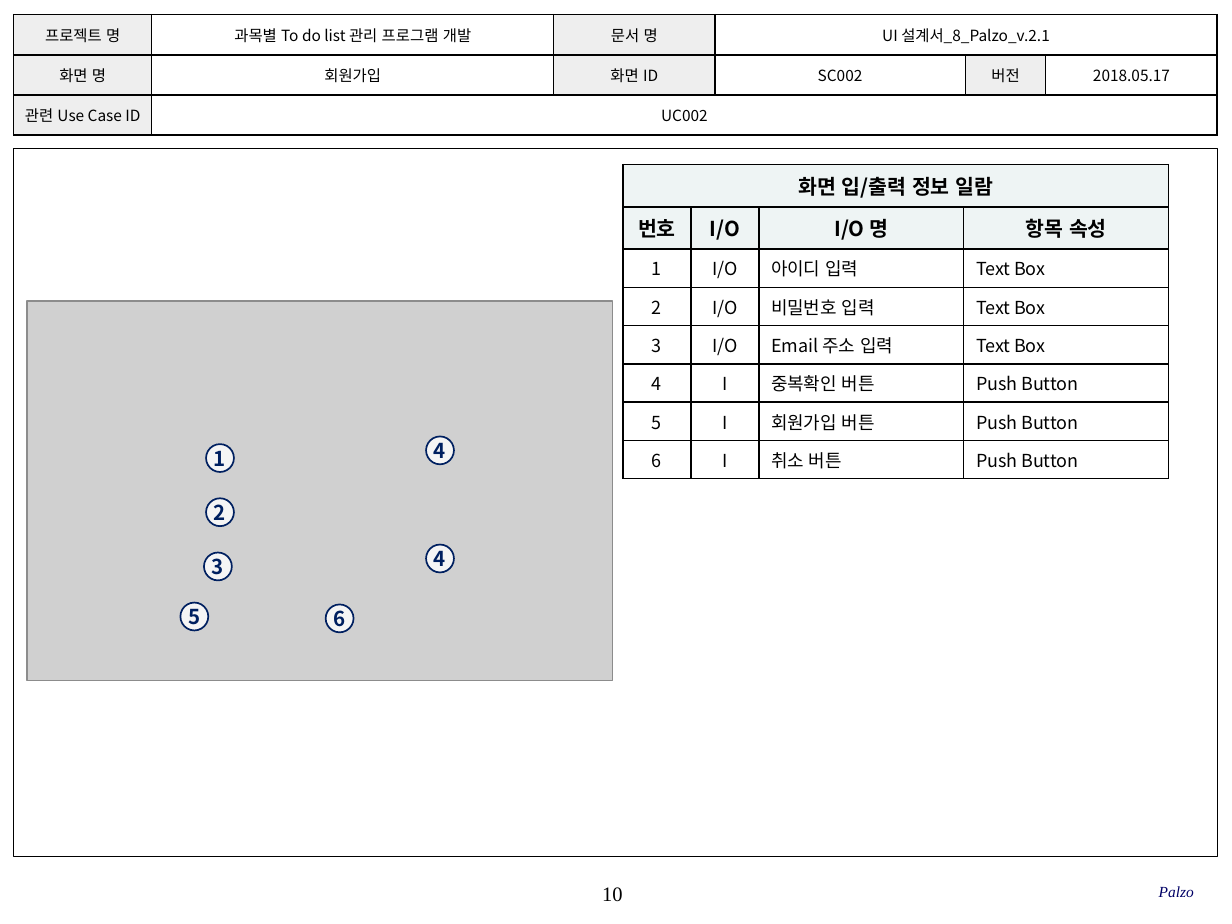
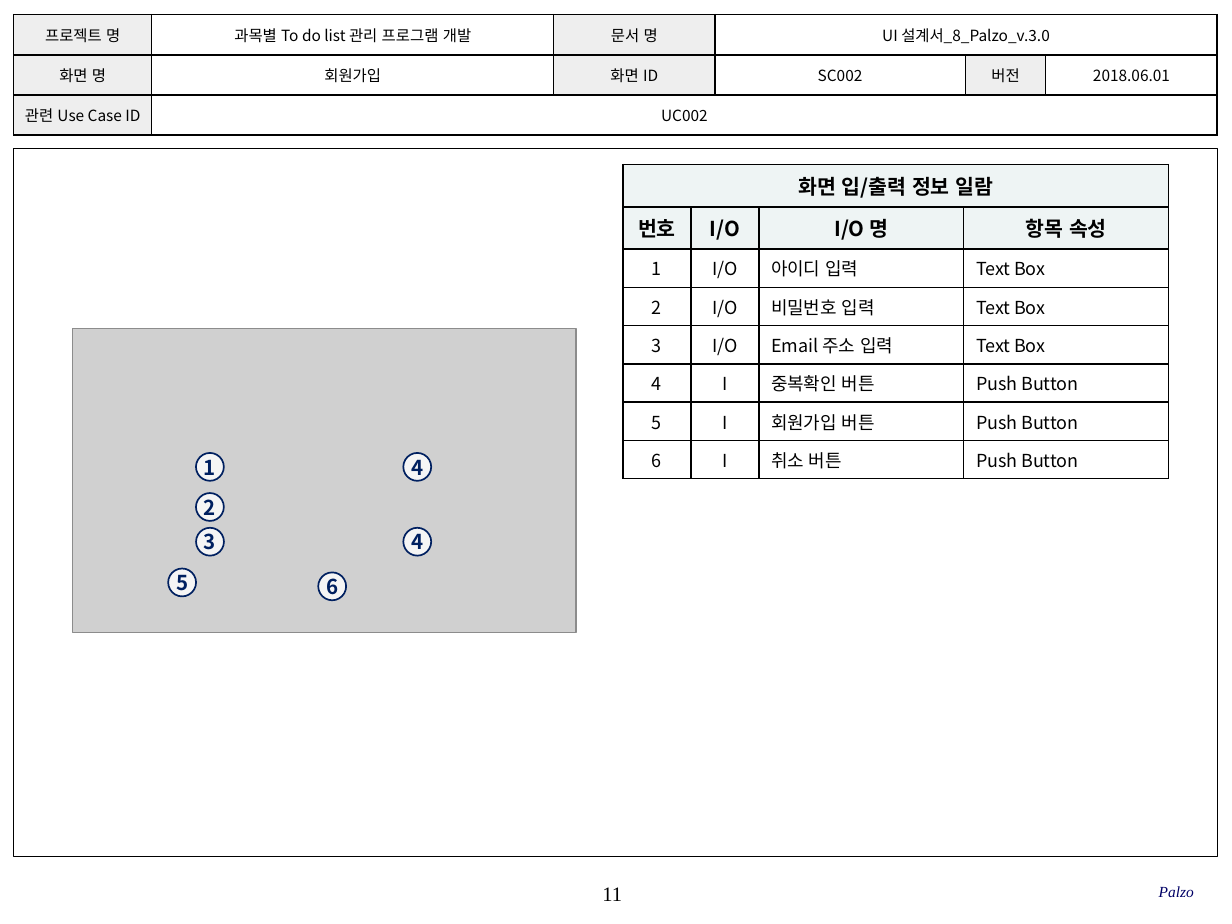
Before and after one commit to SMU-SE-Admin/18-1_8_PALZO_Doc, a slide deck: slide 11 of 03 설계/UI 설계서_8_Palzo.pptx (slide 10 before the commit). Drawn at 1232x924 pixels with LibreOffice and Linux fonts; fonts in the diff are those of the drawing; grey boxes stand for pictures; background and template pictures are left out. Boxes give left, top, right and bottom in pixels: in the first picture for what was removed or moved away, otherwise in the second. Text is boxed around its words. In the diff, an @@ line names an element or a change of style, - is before the commit and + after.

Commit message:
#1102 UI설계서 작성
화면 UI 수정, 일부 변경 (최종본)

```diff
--- a/03 설계/UI 설계서_8_Palzo.pptx
+++ b/03 설계/UI 설계서_8_Palzo.pptx
@@ table at [14,15,1216,136] @@
-row 1, column 4: UI 설계서_8_Palzo_v.2.1
+row 1, column 4: UI 설계서_8_Palzo_v.3.0
-row 2, column 6: 2018.05.17
+row 2, column 6: 2018.06.01
@@ picture: place and size @@
-picture at [27,301,612,680]
+picture at [73,329,575,633]
@@ ellipse "1": place and size @@
-ellipse "1" at [206,444,234,472]
+ellipse "1" at [196,453,224,482]
@@ ellipse "4": place and size @@
-ellipse "4" at [426,436,455,464]
+ellipse "4" at [403,453,431,482]
@@ ellipse "2": place and size @@
-ellipse "2" at [206,498,234,526]
+ellipse "2" at [196,493,224,521]
@@ ellipse "3": place and size @@
-ellipse "3" at [205,552,233,580]
+ellipse "3" at [196,527,224,556]
@@ ellipse "4": place and size @@
-ellipse "4" at [426,545,455,573]
+ellipse "4" at [403,527,431,556]
@@ ellipse "5": place and size @@
-ellipse "5" at [180,602,208,631]
+ellipse "5" at [169,568,197,596]
@@ ellipse "6": place and size @@
-ellipse "6" at [325,605,354,633]
+ellipse "6" at [318,573,346,601]
@@ page number at [602,887,622,901]: text changed @@
-10
+11
```
Also in this commit, not shown: 36 other slides changed, 1 slide added, 4 slides removed.
